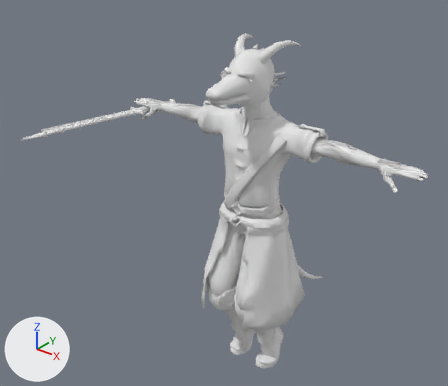
Before and after pictures for a commit that changed the glTF model unity/Tools~/models/heroes_hd/SB_Hero_talvo_HD.glb.
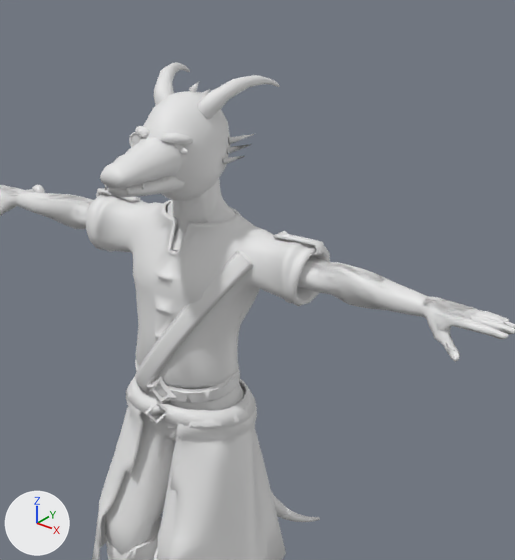
There are two pictures of each version: one whole from a 50 mm camera at (1.75, -2.41, 2.56) aimed at (-0.16, -0.03, 1.09), one close up on the part from 34% to 95% of the width and 0% to 78% of the height. The lights are fixed; the arrows at lower left show +X, +Y and +Z. The first two pictures are the older version. Vertices at exactly the same position are counted once.

The first close-up shows 'SB_Hero_talvo'.
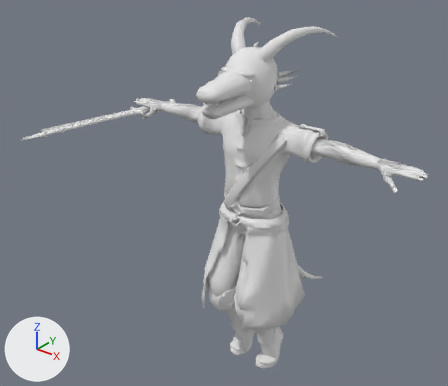
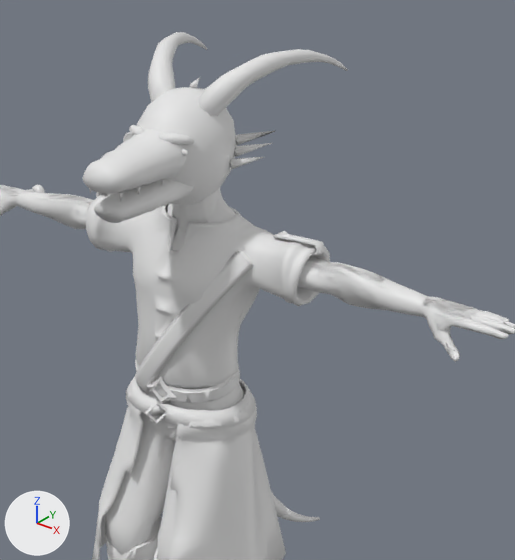
Location of each change, [x1, y1, x2, y2] in pixels of the close-ups (515 x 560 px; the box of a moved part takes in the faces that stretch with it):
'SB_Hero_talvo', reshaped
    before: [0, 62, 515, 560]
    after: [0, 32, 515, 560]
part 1 of me_face, moved or reshaped
    before: [126, 188, 130, 195]
    after: [119, 193, 123, 202]
part 2 of me_face, moved or reshaped (not visible before)
    after: [236, 131, 275, 145]
part 3 of me_face, moved or reshaped
    before: [131, 134, 141, 146]
    after: [125, 134, 133, 141]
part 4 of me_face, added
    after: [148, 32, 207, 102]
part 5 of me_face, added
    after: [94, 179, 193, 223]
part 6 of me_face, deleted
    before: [228, 134, 254, 144]
part 7 of me_face, moved or reshaped
    before: [94, 62, 289, 560]
    after: [83, 49, 348, 560]

Edits to the bpy script that builds the scene:
```text
Change me_face:
    used by ob_sb_hero_talvo; location = (0.0, 0.0, 0.0)
    remove me_face.from_pydata(...)  # 15280 vertices, 24944 faces; spans x -0.97..0.9, y -0.73..0.76, z -0.01..1.93
    add me_face.from_pydata(...)  # 15288 vertices, 24947 faces; spans x -0.97..0.9, y -0.73..0.76, z -0.01..1.99
    me_face part 1: the loose piece of 7 vertices spanning x 0.03..0.04, y -0.3..-0.29, z 1.69..1.71 is moved by (0.01, -0.04, 0.0)
    me_face part 2: the loose piece of 8 vertices spanning x -0.13..-0.09, y 0.02..0.09, z 1.74..1.76 is multiplied about its middle by the matrix ((0.743, 1.412, 0.121), (-1.413, 0.749, -0.059), (-0.108, -0.08, 1.594)), then moved by (0.25, 0.04, 0.02)
    me_face part 3: the loose piece of 16 vertices spanning x -0.09..-0.05, y -0.13, z 1.75..1.8 is moved by (-0.01, -0.01, 0.0)
    me_face part 4: a new loose piece of 110 vertices spanning x -0.23..-0.02, y -0.07..0.39, z 1.82..1.99
    me_face part 5: a new loose piece of 46 vertices spanning x -0.09..0.09, y -0.33..-0.05, z 1.63..1.73
    me_face part 6: the loose piece of 8 vertices spanning x 0.08..0.13, y 0.04..0.12, z 1.76..1.78 is deleted
    me_face part 7: 61 vertices moved from x -0.31..0.31, y -0.15..0.14, z 0.22..1.91 to x -0.31..0.31, y -0.15..0.14, z 0.22..1.94; 810 vertices removed from x -0.31..0.31, y -0.33..0.19, z 0.04..1.93; 667 vertices added at x -0.31..0.31, y -0.38..0.39, z 0.19..1.99
    other edits to the shape of me_face do not show in these pictures
```
